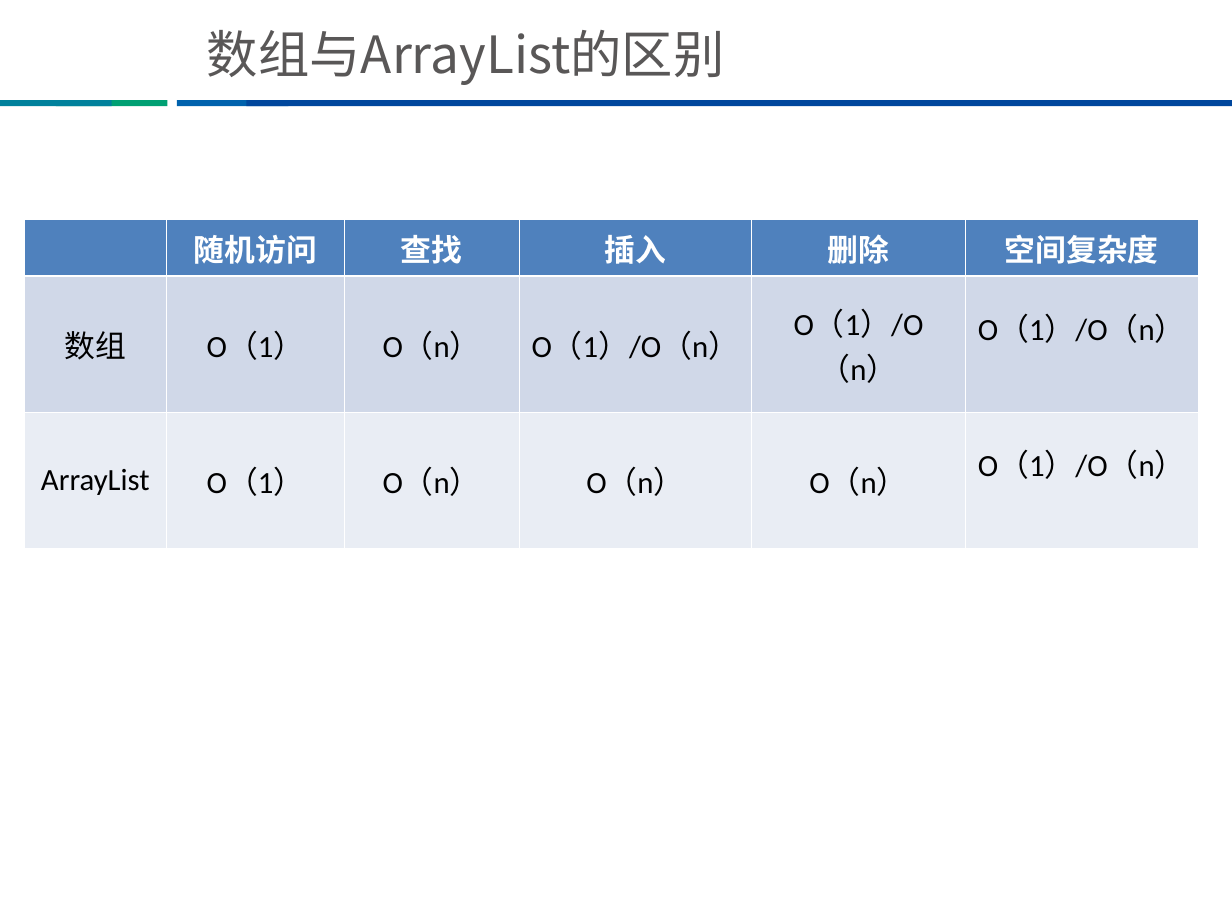
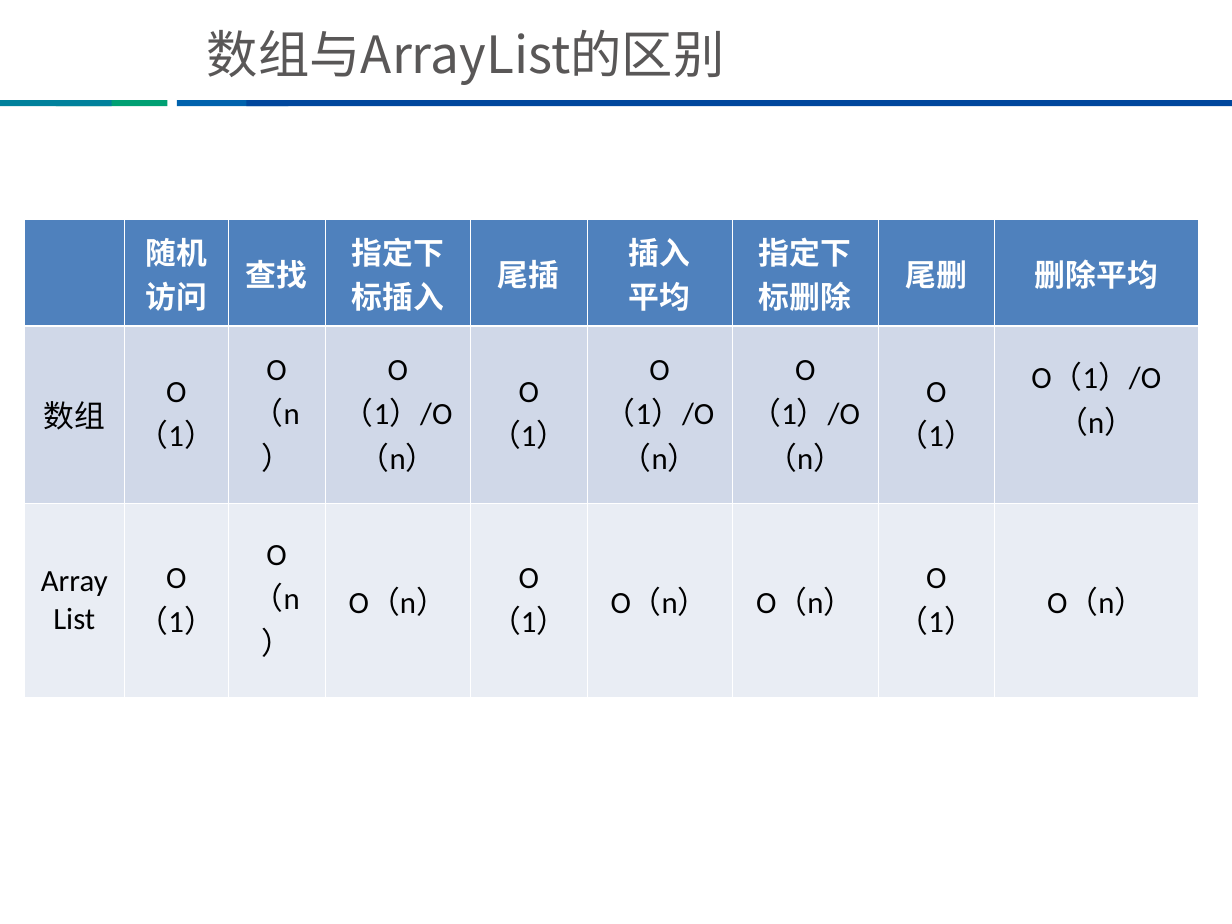
Before and after one commit to Tsaishichung/-, a slide deck: slide 25 of ppt/数据结构与算法分享/数据结构与算法（上）.ppt. Drawn at 1232x924 pixels with LibreOffice and Linux fonts; fonts in the diff are those of the drawing; background and template pictures are left out. Boxes give left, top, right and bottom in pixels: in the first picture for what was removed or moved away, otherwise in the second. Text is boxed around its words. In the diff, an @@ line names an element or a change of style, - is before the commit and + after.

```diff
--- a/ppt/数据结构与算法分享/数据结构与算法（上）.ppt
+++ b/ppt/数据结构与算法分享/数据结构与算法（上）.ppt
@@ table at box(25, 219, 1196, 675) @@
-column 4: 插入 | O（1）/O（n） | O（n）
-column 5: 删除 | O（1）/O（n） | O（n）
-column 6: 空间复杂度 | O（1）/O（n） | O（1）/O（n）
+column 4: 指定下标插入 | O（1）/O（n） | O（n）
+column 5: 尾插 | O（1） | O（1）
+column 6: 插入 / 平均 | O（1）/O（n） | O（n）
+column 7: 指定下标删除 | O（1）/O（n） | O（n）
+column 8: 尾删 | O（1） | O（1）
+column 9: 删除平均 | O（1）/O（n） | O（n）
```
Also in this commit, not shown: 3 other slides changed, 2 slides added, 2 other files.
